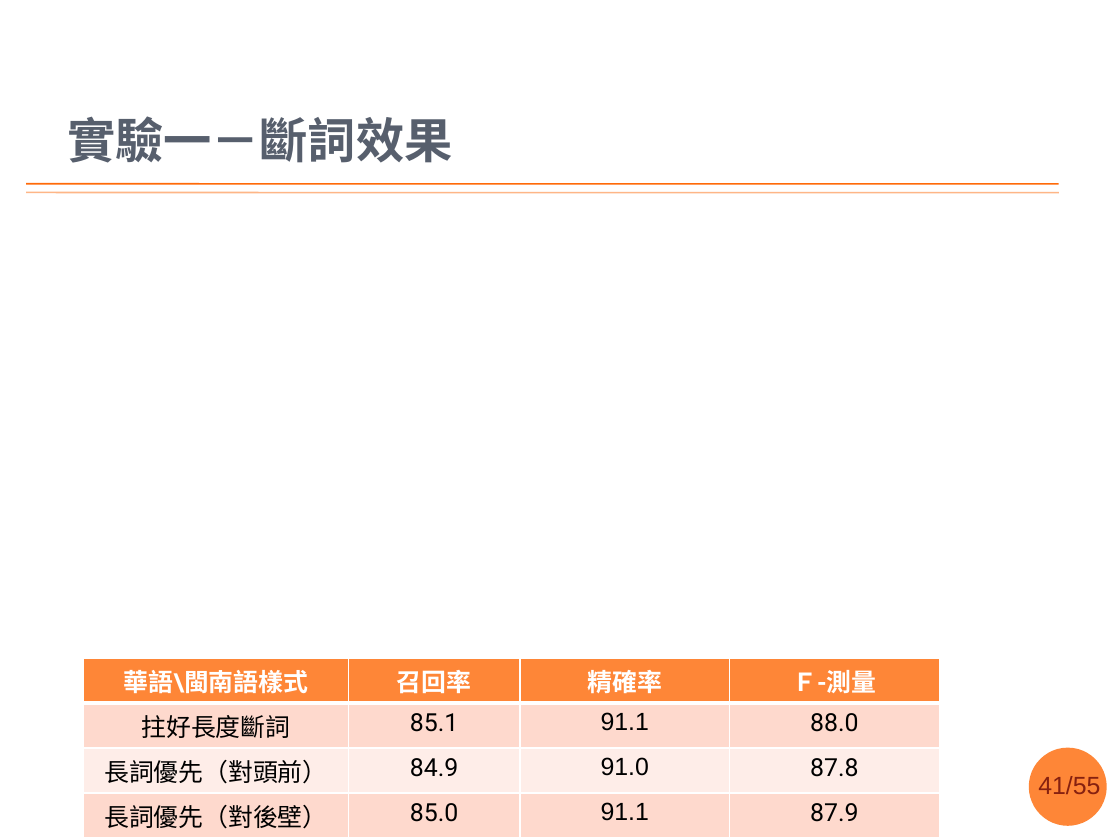
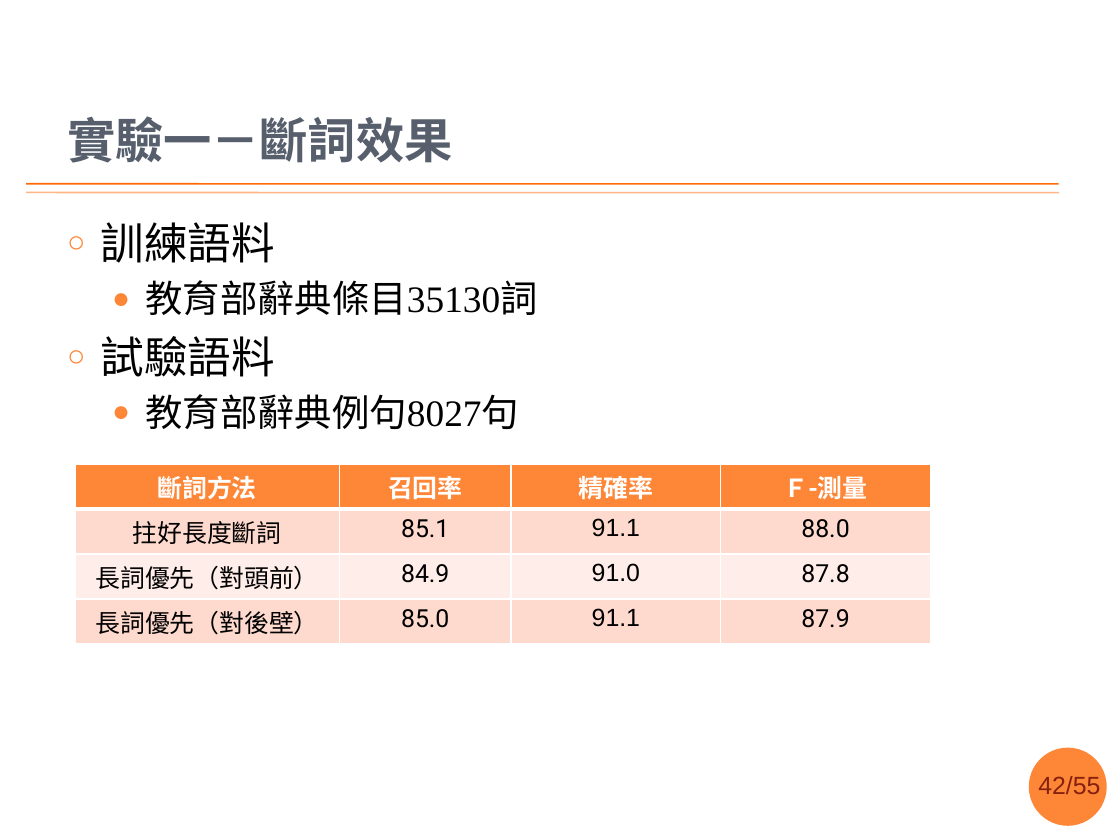
Before and after one commit to sih4sing5hong5/po3-ko3_tau5-iann2-phinn3, a slide deck: slide 42 of 翻譯報告.pptx (slide 41 before the commit). Drawn at 1120x840 pixels with LibreOffice and Linux fonts; fonts in the diff are those of the drawing; grey boxes stand for pictures; background and template pictures are left out. Boxes give left, top, right and bottom in pixels: in the first picture for what was removed or moved away, otherwise in the second. Text is boxed around its words. In the diff, an @@ line names an element or a change of style, - is before the commit and + after.

Commit message:
整理好實驗愛做啥物 丞宏

```diff
--- a/翻譯報告.pptx
+++ b/翻譯報告.pptx
@@ text added at bbox=[101, 222, 538, 429], 24 pt, text #000000 @@
+○ 訓練語料
+  ● 教育部辭典條目35130詞
+○ 試驗語料
+  ● 教育部辭典例句8027句
@@ table at bbox=[75, 464, 930, 639] @@
-row 1, column 1: 華語\閩南語樣式
+row 1, column 1: 斷詞方法
@@ table: place and size @@
-table at bbox=[84, 659, 939, 833]
+table at bbox=[75, 464, 930, 639]
@@ page number at bbox=[1038, 776, 1100, 794]: text changed @@
-41/55
+42/55
```
Also in this commit, not shown: 8 other slides changed, 3 slides added.
